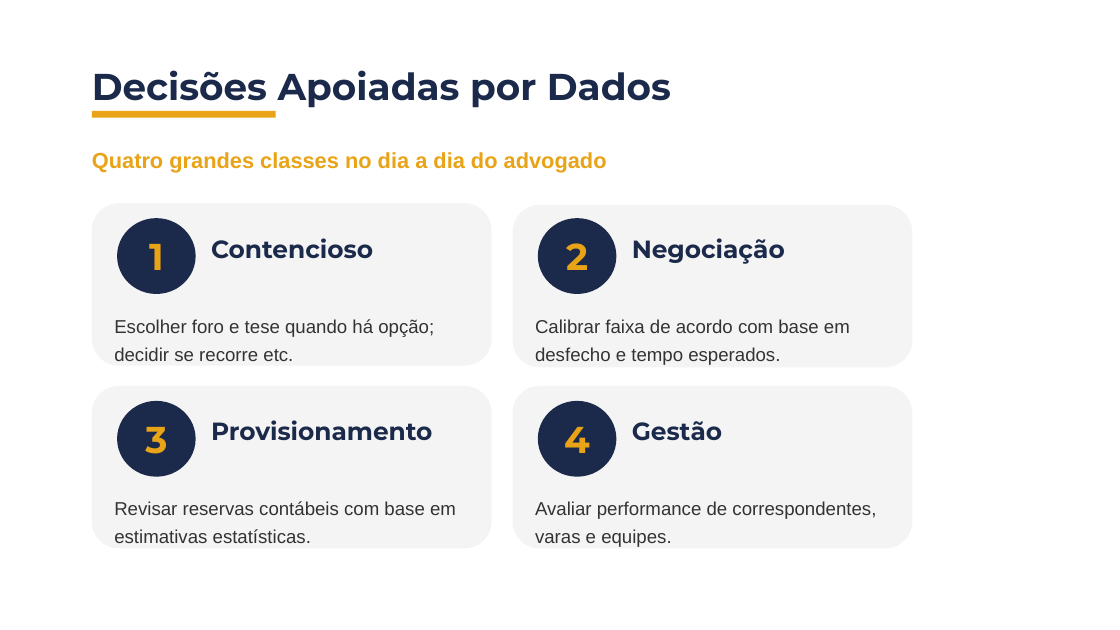
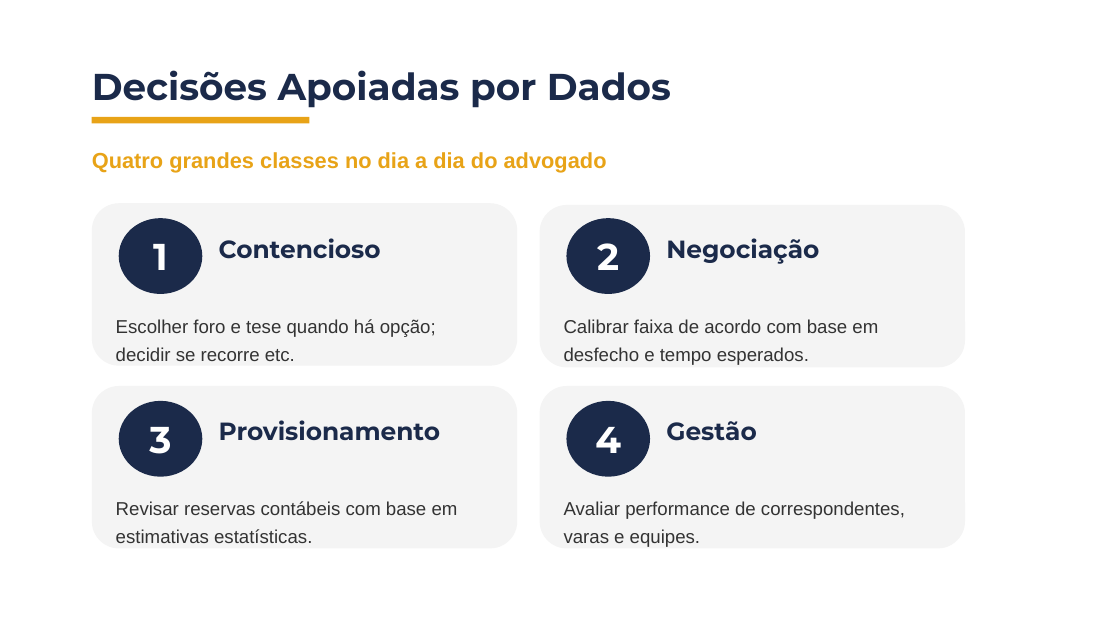
Before and after one commit to BrunoDaleffi/ibmec, a slide deck: slide 32 of jurimetria/aulas/aula_01/slides/aula1_bloco1_jurimetria.pptx. Drawn at 1120x630 pixels with LibreOffice and Linux fonts; fonts in the diff are those of the drawing; background and template pictures are left out. Boxes give left, top, right and bottom in pixels: in the first picture for what was removed or moved away, otherwise in the second. Text is boxed around its words. In the diff, an @@ line names an element or a change of style, - is before the commit and + after.

Commit message:
feat: refine content rules and design system for slide presentations
Updated content-rules.md to include new guidelines on fidelity to the course plan and the introduction of mini-cases before formalization. Enhanced design-system.md with detailed specifications for visual elements, including mandatory color combinations and card designs. Adjusted layout-canonical.md to clarify the canonical layout requirements and spacing rules between elements. Improved pedagogical structure documentation to emphasize the exact number of slides per block and the sequence of content.

This commit aims to ensure consistency and clarity in the presentation materials for the Jurimetria course.

```diff
--- a/jurimetria/aulas/aula_01/slides/aula1_bloco1_jurimetria.pptx
+++ b/jurimetria/aulas/aula_01/slides/aula1_bloco1_jurimetria.pptx
@@ rectangle: place and size @@
-rectangle at box(92, 111, 276, 118)
+rectangle at box(92, 116, 309, 123)
@@ rounded rectangle: place and size @@
-rounded rectangle at box(92, 204, 492, 366)
+rounded rectangle at box(92, 204, 517, 366)
@@ rounded rectangle: place and size @@
-rounded rectangle at box(513, 205, 913, 367)
+rounded rectangle at box(540, 205, 965, 367)
@@ ellipse "1": place and size @@
-ellipse "1" at box(118, 218, 196, 295)
+ellipse "1" at box(119, 218, 203, 295)
@@ text "Contencioso": place and size @@
-text "Contencioso" at box(211, 238, 373, 259)
+text "Contencioso" at box(219, 238, 381, 259)
@@ ellipse "2": place and size @@
-ellipse "2" at box(538, 218, 616, 295)
+ellipse "2" at box(567, 218, 651, 295)
@@ text "Negociação": place and size @@
-text "Negociação" at box(632, 238, 785, 264)
+text "Negociação" at box(666, 238, 819, 264)
@@ text "Calibrar faixa de acordo com ...": place and size @@
-text "Calibrar faixa de acordo com ..." at box(535, 319, 850, 365)
+text "Calibrar faixa de acordo com ..." at box(564, 319, 878, 365)
@@ rounded rectangle: place and size @@
-rounded rectangle at box(92, 386, 492, 549)
+rounded rectangle at box(92, 386, 517, 549)
@@ rounded rectangle: place and size @@
-rounded rectangle at box(513, 386, 913, 549)
+rounded rectangle at box(540, 386, 965, 549)
@@ ellipse "3": place and size @@
-ellipse "3" at box(118, 401, 196, 477)
+ellipse "3" at box(119, 401, 203, 477)
@@ text "Provisionamento": place and size @@
-text "Provisionamento" at box(211, 420, 432, 440)
+text "Provisionamento" at box(219, 420, 440, 440)
@@ text colour #E8A317 to #FFFFFF in 4 elements at box(119, 218, 203, 295), box(119, 401, 203, 477), box(567, 218, 651, 295), box(567, 401, 651, 477) @@
@@ ellipse "4": place and size @@
-ellipse "4" at box(538, 401, 616, 477)
+ellipse "4" at box(567, 401, 651, 477)
@@ text "Gestão": place and size @@
-text "Gestão" at box(632, 421, 722, 441)
+text "Gestão" at box(666, 421, 756, 441)
@@ text "Avaliar performance de correspondentes, varas ...": place and size @@
-text "Avaliar performance de correspondentes, varas ..." at box(535, 501, 876, 547)
+text "Avaliar performance de correspondentes, varas ..." at box(564, 501, 905, 547)
```
Also in this commit, not shown: 40 other slides changed, 11 other files.
